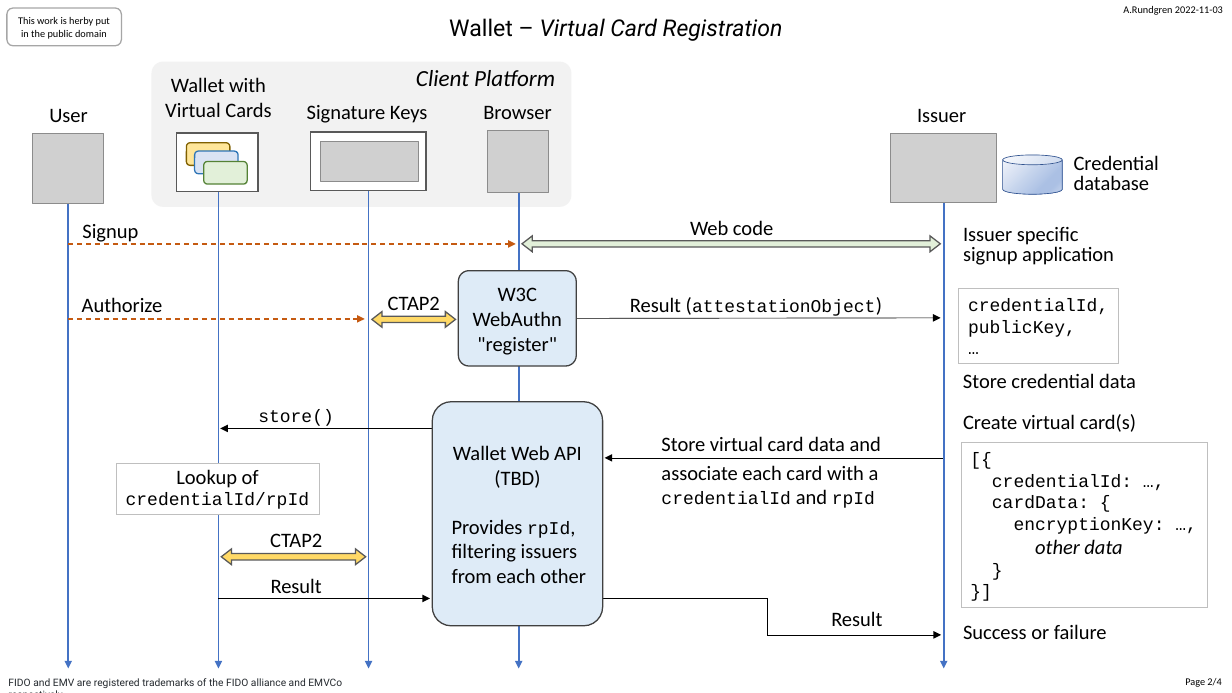
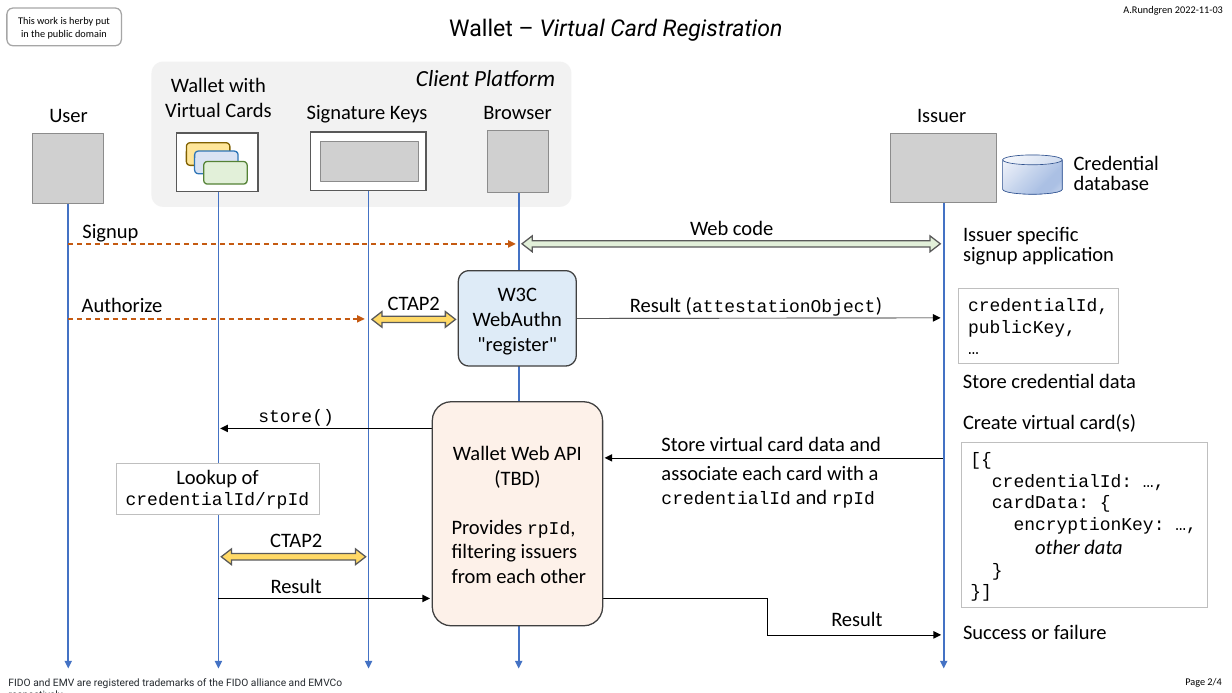
Before and after one commit to fido-web-pay/specification, a slide deck: slide 2 of fido-wallet-a.rundgren.pptx. Drawn at 1232x693 pixels with LibreOffice and Linux fonts; fonts in the diff are those of the drawing; grey boxes stand for pictures. Boxes give left, top, right and bottom in pixels: in the first picture for what was removed or moved away, otherwise in the second. Text is boxed around its words. In the diff, an @@ line names an element or a change of style, - is before the commit and + after.

```diff
--- a/fido-wallet-a.rundgren.pptx
+++ b/fido-wallet-a.rundgren.pptx
@@ rounded rectangle "Wallet Web API (TBD)" at [433, 402, 603, 627]: fill #DEEBF7 to #FDF1E9 @@
```
Also in this commit, not shown: 1 other slide changed, 1 other file.
